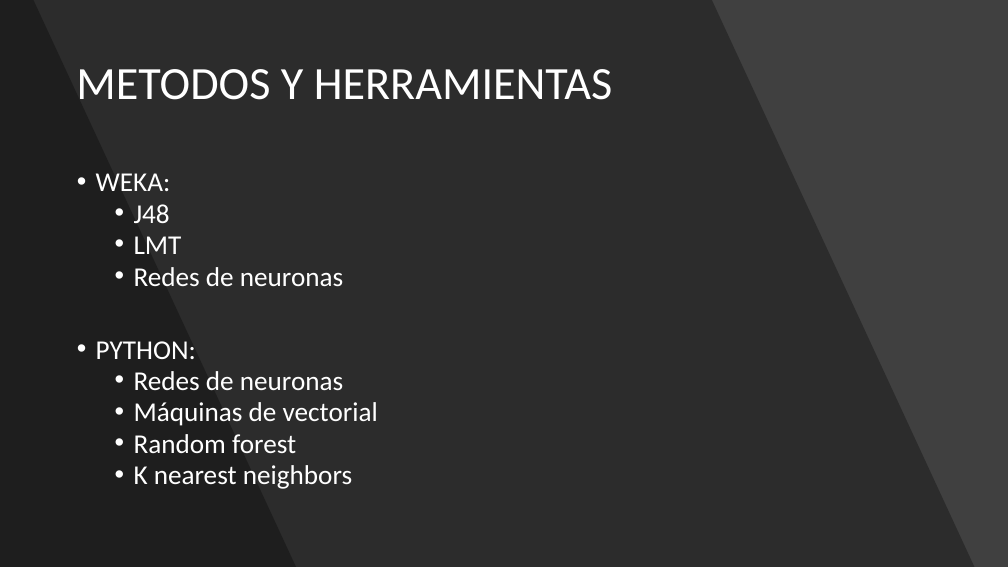
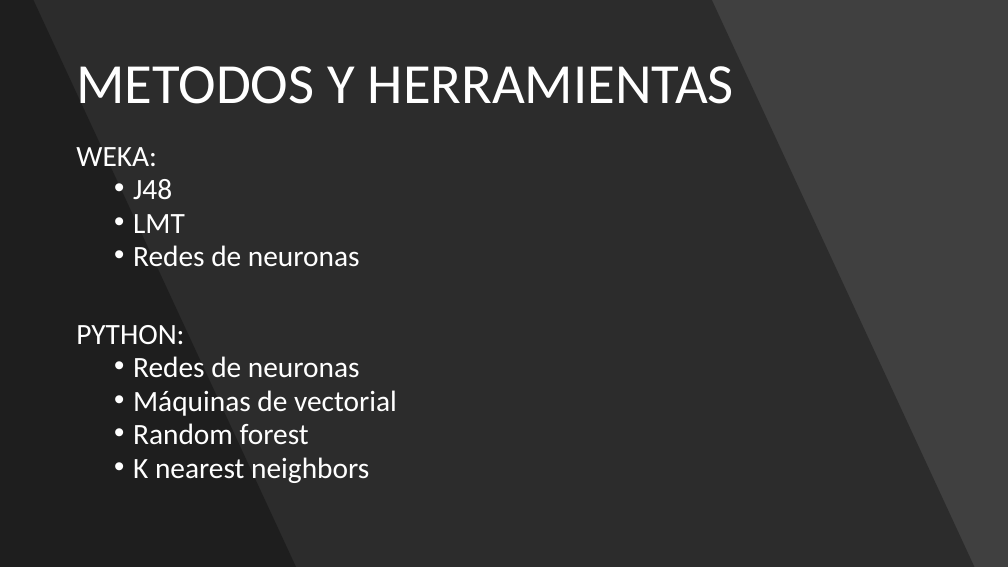
Before and after one commit to adrigrillo/IBEXPredictor, a slide deck: slide 10 of docs/PresentacionFinal.pptx. Drawn at 1008x567 pixels with LibreOffice and Linux fonts; fonts in the diff are those of the drawing. Boxes give left, top, right and bottom in pixels: in the first picture for what was removed or moved away, otherwise in the second. Text is boxed around its words. In the diff, an @@ line names an element or a change of style, - is before the commit and + after.

```diff
--- a/docs/PresentacionFinal.pptx
+++ b/docs/PresentacionFinal.pptx
@@ title "METODOS Y HERRAMIENTAS" at (x1=76, y1=66, x2=734, y2=104): size 44 to 54 pt @@
@@ text "WEKA:" moved from (x1=96, y1=173, x2=378, y2=489) to (x1=76, y1=147, x2=397, y2=483) @@
@@ text "WEKA:" at (x1=76, y1=147, x2=397, y2=483): size 25.9 to 28 pt; bullet • to none @@
```
Also in this commit, not shown: 3 other slides changed, 2 slides added.
